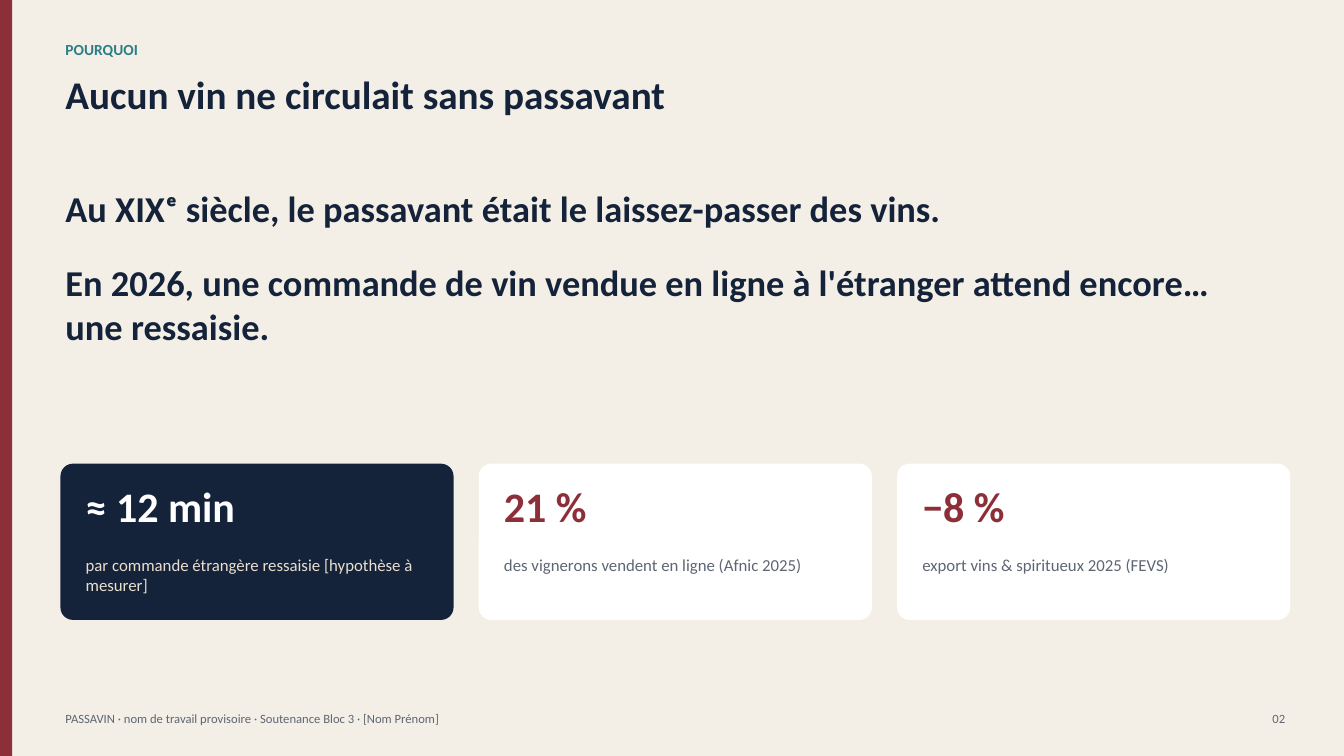
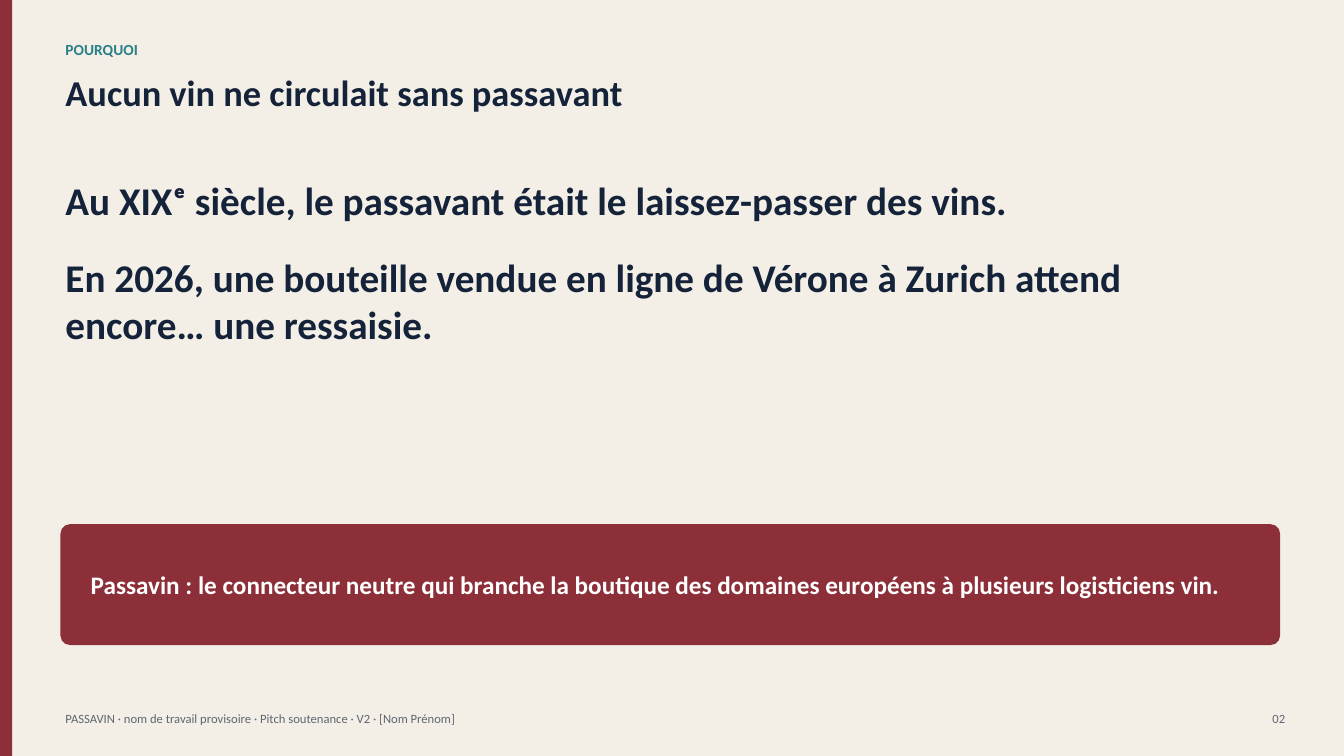
Before and after one commit to planetauragbf-ai/Emma, a slide deck: slide 2 of winetech/livrables/Passavin_Pitch_Soutenance.pptx. Drawn at 1344x756 pixels with LibreOffice and Linux fonts; fonts in the diff are those of the drawing. Boxes give left, top, right and bottom in pixels: in the first picture for what was removed or moved away, otherwise in the second. Text is boxed around its words. In the diff, an @@ line names an element or a change of style, - is before the commit and + after.

```diff
--- a/winetech/livrables/Passavin_Pitch_Soutenance.pptx
+++ b/winetech/livrables/Passavin_Pitch_Soutenance.pptx
@@ text "Aucun vin ne circulait sans ..." at box(65, 80, 622, 112): size 28 to 26 pt @@
@@ text "Au XIXᵉ siècle, le passavant ...": place and size @@
-text "Au XIXᵉ siècle, le passavant ..." at box(65, 196, 1208, 341)
+text "Au XIXᵉ siècle, le passavant ..." at box(65, 187, 1121, 340)
@@ text at box(65, 187, 1006, 221): size 26 to 28 pt in "Au XIXᵉ siècle, le passavant était le ..." @@
@@ text at box(65, 264, 1121, 340): text changed; size 26 to 28 pt @@
-En 2026, une commande de vin vendue en ligne à l'étranger attend encore… une ressaisie.
+En 2026, une bouteille vendue en ligne de Vérone à Zurich attend encore… une ressaisie.
@@ rounded rectangle removed at box(479, 464, 872, 620) @@
@@ rounded rectangle removed at box(897, 464, 1291, 620) @@
@@ text removed at box(116, 492, 235, 522) @@
-≈ 12 min
@@ text removed at box(504, 494, 546, 522) @@
-21 %
@@ text removed at box(922, 493, 964, 523) @@
-−8 %
@@ rounded rectangle: place and size @@
-rounded rectangle at box(60, 464, 454, 620)
+rounded rectangle at box(60, 524, 1280, 645)
@@ rounded rectangle at box(60, 524, 1280, 645): fill #14233A to #8C2F39 @@
@@ text removed at box(86, 559, 412, 594) @@
-par commande étrangère ressaisie [hypothèse à mesurer]
@@ text removed at box(504, 559, 801, 574) @@
-des vignerons vendent en ligne (Afnic 2025)
@@ text removed at box(922, 559, 1169, 574) @@
-export vins & spiritueux 2025 (FEVS)
@@ text added at box(91, 576, 1219, 599), 18 pt, text #FFFFFF, bold @@
+Passavin : le connecteur neutre qui branche la boutique des domaines européens à plusieurs logisticiens vin.
@@ text at box(65, 714, 455, 725): text changed @@
-PASSAVIN · nom de travail provisoire · Soutenance Bloc 3 · [Nom Prénom]
+PASSAVIN · nom de travail provisoire · Pitch soutenance · V2 · [Nom Prénom]
```
Also in this commit, not shown: 7 other slides changed, 12 slides added, 12 slides removed, 27 other files.
